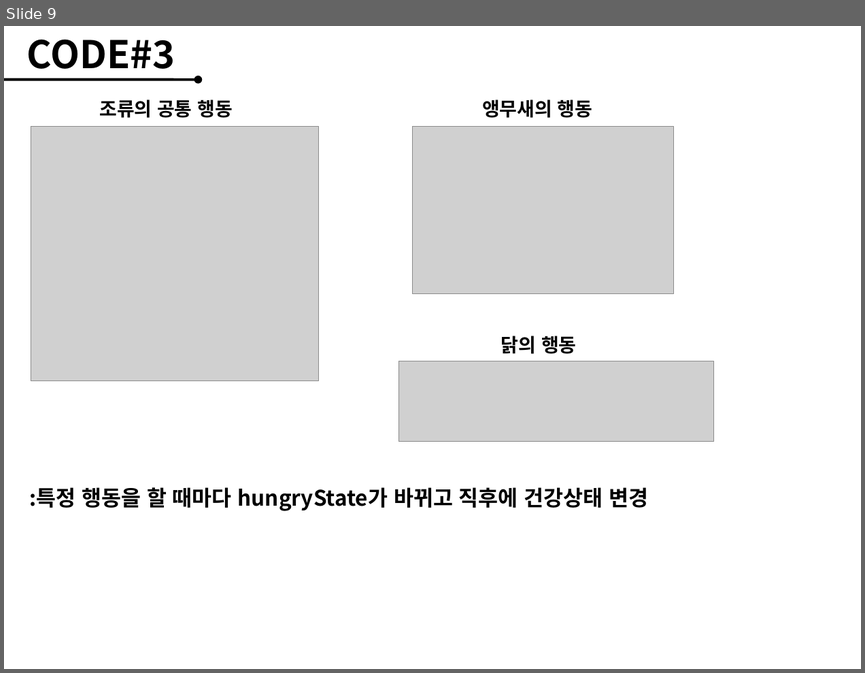
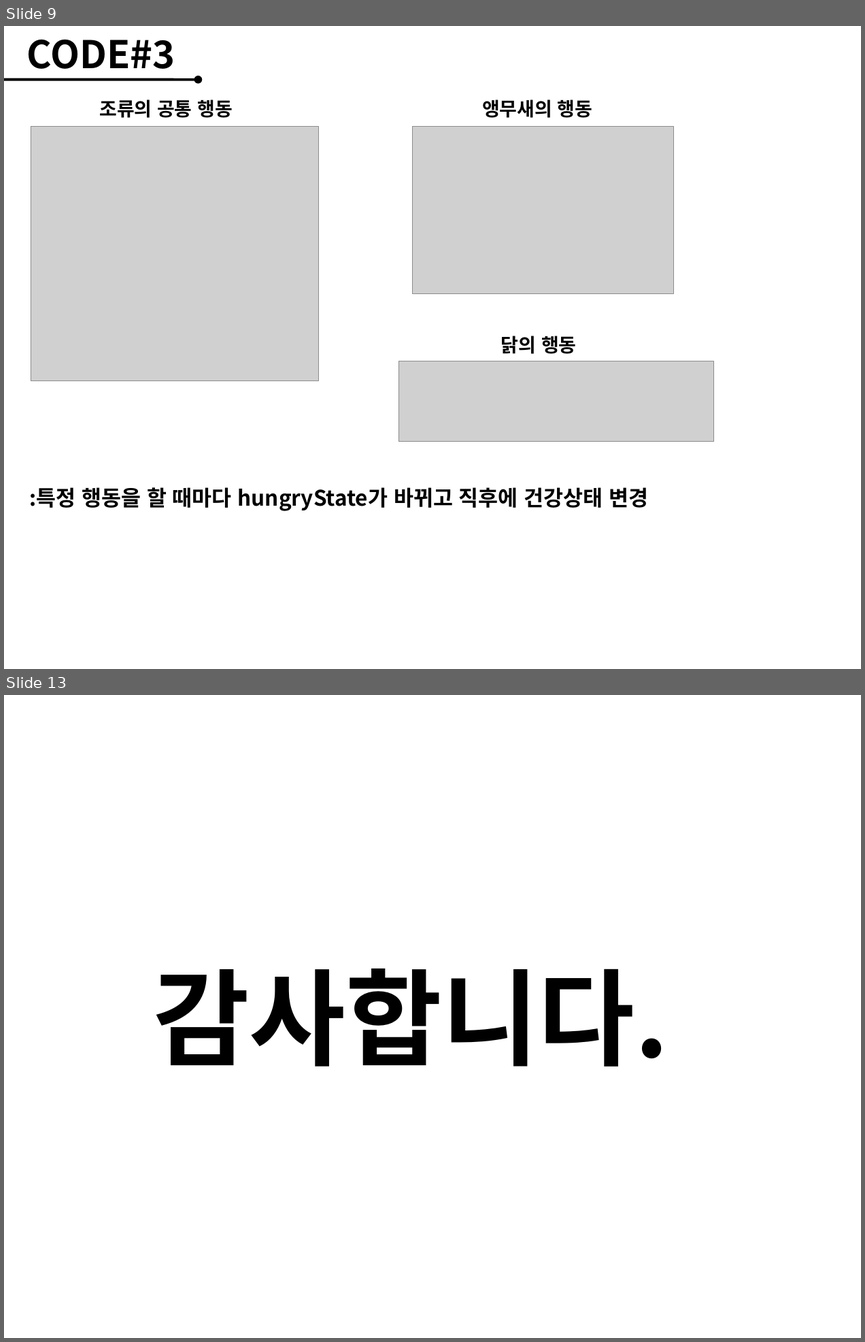
Before and after one commit to wjddlrladnjs/Pet, a slide deck: Pet/WebContent/share/동물농장.pptx. Shown one above the other, each under a label of ours: slide 9 before the commit, slides 9 and 13 after it; the slides between them are not shown. The pictures are 865x673 and 865x1342 pixels, drawn with LibreOffice and Linux fonts; fonts in the diff are those of the drawing; grey boxes stand for pictures; background and template pictures are left out. Boxes give left, top, right and bottom in pixels: in the first picture for what was removed or moved away, otherwise in the second. Text is boxed around its words. In the diff, an @@ line names an element or a change of style, - is before the commit and + after.

```diff
--- a/Pet/WebContent/share/동물농장.pptx
+++ b/Pet/WebContent/share/동물농장.pptx
@@ slide 13 added at [4, 695, 861, 1338], background picture (left out) @@
@@ text added at [153, 968, 668, 1066], 88 pt, text #000000, bold @@
+감사합니다.
```
Also in this commit, not shown: 5 slides changed, 5 other slides added, 4 slides removed, 5 other files.
